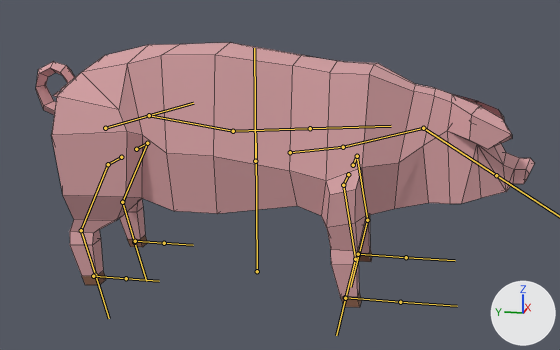
The FBX model Assets/PlayerModel/Pig 1.fbx, before and after one commit.
Both versions are drawn from a 50 mm camera at (-14.46, -3.36, 5.66) aimed at (0.0, -0.47, 2.04). The lights are fixed; the arrows at lower right show +X, +Y and +Z. The bones that bend it are drawn over the model as lines. Mesh edges are drawn as thin lines.

The first picture shows 'Pig'.
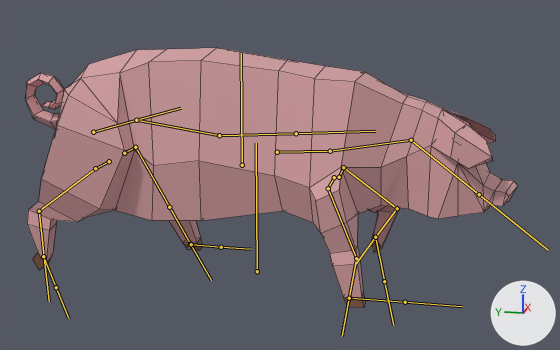
The newer file adds an action. The first version stands in its rest pose; the second is drawn at frame 25 of the action 'Armature|Walk'.

Where the change shows, as pixel boxes (x1, y1, x2, y2) in the pictures (560 x 350 px):
```json
{"object": "Pig", "change": "posed", "before": [36, 43, 534, 307], "after": [25, 48, 517, 307]}
{"bone": "FrontFoot.R", "before": "(345, 297) to (400, 302)", "after": "(349, 298) to (405, 302)"}
{"bone": "Body", "before": "(255, 161) to (254, 48)", "after": "(242, 165) to (241, 53)"}
{"bone": "FrontLeg.R", "before": "(348, 174) to (343, 185)", "after": "(334, 177) to (328, 188)"}
{"bone": "FrontLowLeg.R", "before": "(355, 259) to (345, 298)", "after": "(356, 258) to (349, 298)"}
{"bone": "BackLeg.R", "before": "(121, 157) to (108, 164)", "after": "(109, 161) to (95, 168)"}
{"bone": "BackUpLeg.R", "before": "(108, 164) to (81, 230)", "after": "(95, 168) to (39, 211)"}
{"bone": "BackLowLeg.R", "before": "(81, 230) to (95, 275)", "after": "(39, 211) to (44, 257)"}
{"bone": "FrontLeg.L", "before": "(353, 165) to (357, 156)", "after": "(339, 177) to (343, 167)"}
{"bone": "FrontLowLeg.L", "before": "(367, 220) to (359, 254)", "after": "(397, 208) to (375, 237)"}
{"bone": "BackLeg.L", "before": "(136, 149) to (147, 143)", "after": "(124, 153) to (135, 147)"}
{"bone": "BackLowLeg.L", "before": "(122, 202) to (134, 242)", "after": "(169, 207) to (190, 244)"}
{"bone": "Back", "before": "(105, 128) to (149, 115)", "after": "(93, 132) to (136, 120)"}
{"bone": "Shoulders", "before": "(290, 152) to (343, 147)", "after": "(277, 152) to (330, 151)"}
{"bone": "Head", "before": "(423, 128) to (496, 175)", "after": "(411, 140) to (479, 194)"}
{"bone": "BackFoot.R", "before": "(93, 276) to (126, 278)", "after": "(43, 256) to (56, 287)"}
{"bone": "FrontFoot.L", "before": "(358, 254) to (406, 257)", "after": "(375, 237) to (384, 281)"}
{"bone": "BackFoot.L", "before": "(135, 241) to (164, 243)", "after": "(191, 244) to (221, 247)"}
```

Edits to the scene script, one JSON object a line:
```json
{"block": "bone_frontfoot_r", "where": "bone_frontfoot_r = bpy.data.objects['Armature'].pose.bones['FrontFoot.R']  # child of 'root'"}
{"op": "set", "path": "bone_frontfoot_r.location", "old": "(0.0, 0.0, 0.0)", "new": "(0.0, 0.08, 0.0)"}
{"block": "bone_body", "where": "bone_body = bpy.data.objects['Armature'].pose.bones['Body']  # child of 'root'"}
{"op": "set", "path": "bone_body.location", "old": "(0.0, 0.0, 0.0)", "new": "(0.02, -0.1, -0.28)"}
{"block": "bone_frontleg_r", "where": "bone_frontleg_r = bpy.data.objects['Armature'].pose.bones['FrontLeg.R']  # child of 'Body'"}
{"op": "set", "path": "bone_frontleg_r.location", "old": "(0.0, 0.0, 0.0)", "new": "(0.02, 0.0, 0.0)"}
{"op": "set", "path": "bone_frontleg_r.rotation_quaternion", "old": "(1.0, 0.0, 0.0, 0.0)", "new": "(0.994, 0.0, 0.112, 0.0)", "note": "degrees (0, 0, 0) -> degrees (0, 13, 0)"}
{"block": "bone_frontlowleg_r", "where": "bone_frontlowleg_r = bpy.data.objects['Armature'].pose.bones['FrontLowLeg.R']  # child of 'FrontUpLeg.R'"}
{"op": "set", "path": "bone_frontlowleg_r.rotation_quaternion", "old": "(1.0, 0.0, 0.0, 0.0)", "new": "(0.997, 0.082, 0.0, 0.0)", "note": "degrees (0, 0, 0) -> degrees (9, 0, 0)"}
{"block": "bone_backleg_r", "where": "bone_backleg_r = bpy.data.objects['Armature'].pose.bones['BackLeg.R']  # child of 'Body'"}
{"op": "set", "path": "bone_backleg_r.rotation_quaternion", "old": "(1.0, 0.0, 0.0, 0.0)", "new": "(0.969, 0.0, -0.247, 0.0)", "note": "degrees (0, 0, 0) -> degrees (0, -29, 0)"}
{"block": "bone_backupleg_r", "where": "bone_backupleg_r = bpy.data.objects['Armature'].pose.bones['BackUpLeg.R']  # child of 'BackLeg.R'"}
{"op": "set", "path": "bone_backupleg_r.rotation_quaternion", "old": "(1.0, 0.0, 0.0, 0.0)", "new": "(1.0, -0.002, 0.0, 0.022)", "note": "degrees (0, 0, 0) -> degrees (0, 0, 2)"}
{"block": "bone_backlowleg_r", "where": "bone_backlowleg_r = bpy.data.objects['Armature'].pose.bones['BackLowLeg.R']  # child of 'BackUpLeg.R'"}
{"op": "set", "path": "bone_backlowleg_r.rotation_quaternion", "old": "(1.0, 0.0, 0.0, 0.0)", "new": "(0.99, -0.138, 0.0, 0.0)", "note": "degrees (0, 0, 0) -> degrees (-16, 0, 0)"}
{"block": "bone_frontleg_l", "where": "bone_frontleg_l = bpy.data.objects['Armature'].pose.bones['FrontLeg.L']  # child of 'Body'"}
{"op": "set", "path": "bone_frontleg_l.location", "old": "(0.0, 0.0, 0.0)", "new": "(-0.16, 0.0, 0.0)"}
{"op": "set", "path": "bone_frontleg_l.rotation_quaternion", "old": "(1.0, 0.0, 0.0, 0.0)", "new": "(0.927, 0.0, -0.376, 0.0)", "note": "degrees (0, 0, 0) -> degrees (0, -44, 0)"}
{"block": "bone_frontlowleg_l", "where": "bone_frontlowleg_l = bpy.data.objects['Armature'].pose.bones['FrontLowLeg.L']  # child of 'FrontUpLeg.L'"}
{"op": "set", "path": "bone_frontlowleg_l.rotation_quaternion", "old": "(1.0, 0.0, 0.0, 0.0)", "new": "(0.842, 0.54, 0.0, 0.0)", "note": "degrees (0, 0, 0) -> degrees (65, 0, 0)"}
{"block": "bone_backleg_l", "where": "bone_backleg_l = bpy.data.objects['Armature'].pose.bones['BackLeg.L']  # child of 'Body'"}
{"op": "set", "path": "bone_backleg_l.rotation_quaternion", "old": "(1.0, 0.0, 0.0, 0.0)", "new": "(0.892, 0.0, -0.452, 0.0)", "note": "degrees (0, 0, 0) -> degrees (0, -54, 0)"}
{"block": "bone_backlowleg_l", "where": "bone_backlowleg_l = bpy.data.objects['Armature'].pose.bones['BackLowLeg.L']  # child of 'BackUpLeg.L'"}
{"op": "set", "path": "bone_backlowleg_l.rotation_quaternion", "old": "(1.0, 0.0, 0.0, 0.0)", "new": "(0.94, 0.341, 0.0, 0.0)", "note": "degrees (0, 0, 0) -> degrees (40, 0, 0)"}
{"block": "bone_back", "where": "bone_back = bpy.data.objects['Armature'].pose.bones['Back']  # child of 'Body'"}
{"op": "set", "path": "bone_back.location", "old": "(0.0, 0.0, 0.0)", "new": "(0.0, 0.0, -0.01)"}
{"op": "set", "path": "bone_back.rotation_quaternion", "old": "(1.0, 0.0, 0.0, 0.0)", "new": "(1.0, 0.008, 0.011, -0.006)", "note": "degrees (0, 0, 0) -> degrees (1, 1, -1)"}
{"block": "bone_shoulders", "where": "bone_shoulders = bpy.data.objects['Armature'].pose.bones['Shoulders']  # child of 'Body'"}
{"op": "set", "path": "bone_shoulders.location", "old": "(0.0, 0.0, 0.0)", "new": "(0.0, 0.03, 0.09)"}
{"op": "set", "path": "bone_shoulders.rotation_quaternion", "old": "(1.0, 0.0, 0.0, 0.0)", "new": "(0.999, -0.046, 0.002, -0.002)", "note": "degrees (0, 0, 0) -> degrees (-5, 0, 0)"}
{"block": "bone_head", "where": "bone_head = bpy.data.objects['Armature'].pose.bones['Head']  # child of 'Neck'"}
{"op": "set", "path": "bone_head.rotation_quaternion", "old": "(1.0, 0.0, 0.0, 0.0)", "new": "(0.999, -0.014, 0.04, -0.032)", "note": "degrees (0, 0, 0) -> degrees (-2, 5, -4)"}
{"block": "bone_backfoot_r", "where": "bone_backfoot_r = bpy.data.objects['Armature'].pose.bones['BackFoot.R']  # child of 'root'"}
{"op": "set", "path": "bone_backfoot_r.location", "old": "(0.0, 0.0, 0.0)", "new": "(0.0, -1.03, -0.33)"}
{"op": "set", "path": "bone_backfoot_r.rotation_quaternion", "old": "(1.0, 0.0, 0.0, 0.0)", "new": "(0.815, 0.58, 0.0, 0.0)", "note": "degrees (0, 0, 0) -> degrees (71, 0, 0)"}
{"block": "bone_frontfoot_l", "where": "bone_frontfoot_l = bpy.data.objects['Armature'].pose.bones['FrontFoot.L']  # child of 'root'"}
{"op": "set", "path": "bone_frontfoot_l.location", "old": "(0.0, 0.0, 0.0)", "new": "(0.0, 0.36, -0.4)"}
{"op": "set", "path": "bone_frontfoot_l.rotation_quaternion", "old": "(1.0, 0.0, 0.0, 0.0)", "new": "(0.781, 0.624, 0.0, 0.0)", "note": "degrees (0, 0, 0) -> degrees (77, 0, 0)"}
{"block": "bone_backfoot_l", "where": "bone_backfoot_l = bpy.data.objects['Armature'].pose.bones['BackFoot.L']  # child of 'root'"}
{"op": "set", "path": "bone_backfoot_l.location", "old": "(0.0, 0.0, 0.0)", "new": "(0.0, 1.3, 0.0)"}
```
